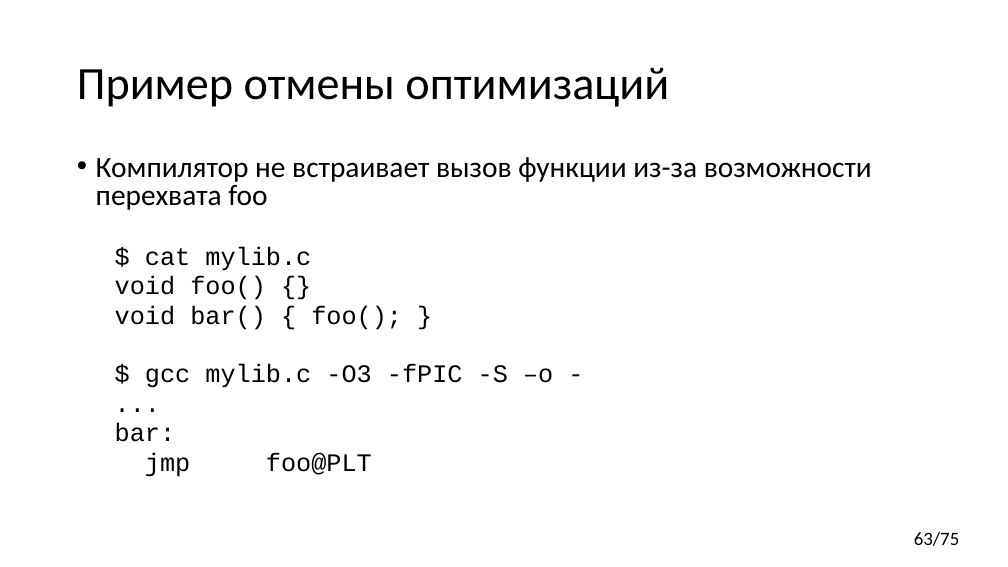
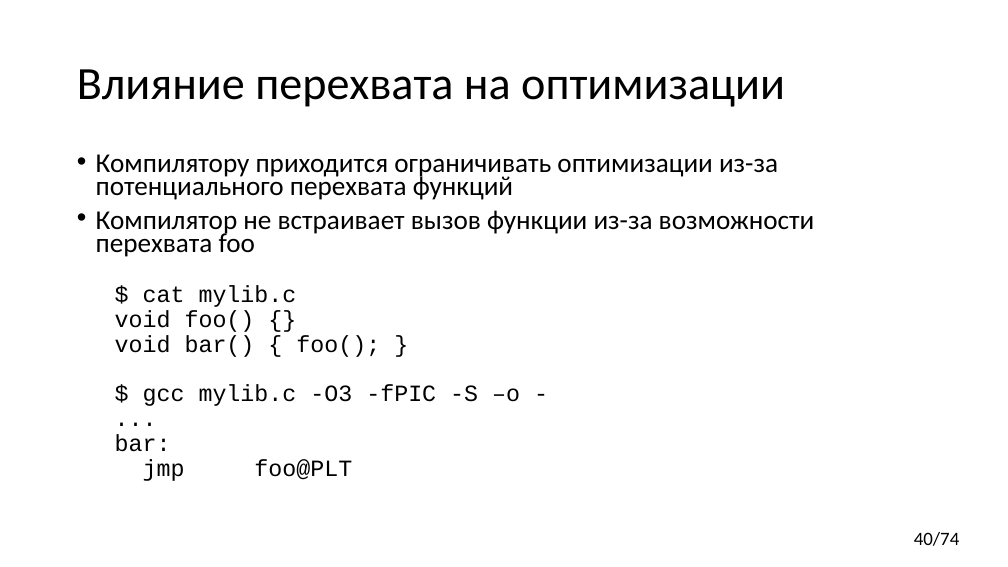
Before and after one commit to yugr/CppRussia, a slide deck: slide 40 of 2024/RU.pptx (slide 63 before the commit). Drawn at 1008x567 pixels with LibreOffice and Linux fonts; fonts in the diff are those of the drawing. Boxes give left, top, right and bottom in pixels: in the first picture for what was removed or moved away, otherwise in the second. Text is boxed around its words. In the diff, an @@ line names an element or a change of style, - is before the commit and + after.

Commit message:
Minor fixes

```diff
--- a/2024/RU.pptx
+++ b/2024/RU.pptx
@@ title at bbox=[77, 69, 785, 107]: text changed @@
-Пример отмены оптимизаций
+Влияние перехвата на оптимизации
@@ text at bbox=[96, 154, 778, 200]: paragraph added @@
+• Компилятору приходится ограничивать оптимизации из-за потенциального перехвата функций
@@ text at bbox=[96, 210, 815, 481]: size 28 to 25.9 pt in "Компилятор не встраивает вызов функции из-за возможности ..."; size 24 to 22.2 pt in "$ cat mylib.c", "void foo() {}", "void bar() { foo(); }", "$ gcc mylib.c -O3 -fPIC -S –o ..." and 3 more places; line spacing 0.8 to 0.7 @@
@@ page number at bbox=[914, 532, 960, 546]: text changed @@
-63/75
+40/74
```
Also in this commit, not shown: 5 other slides changed.
